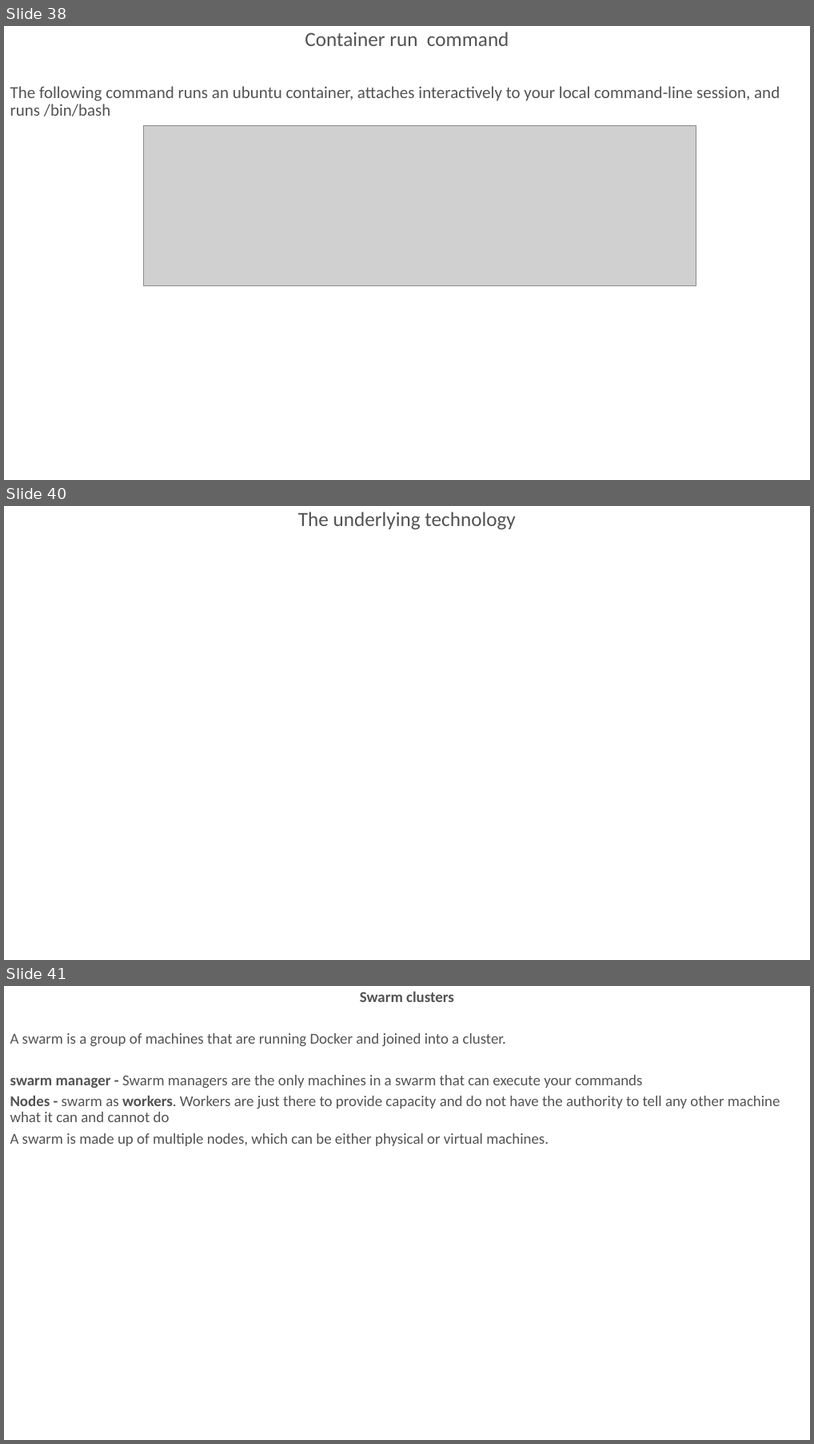
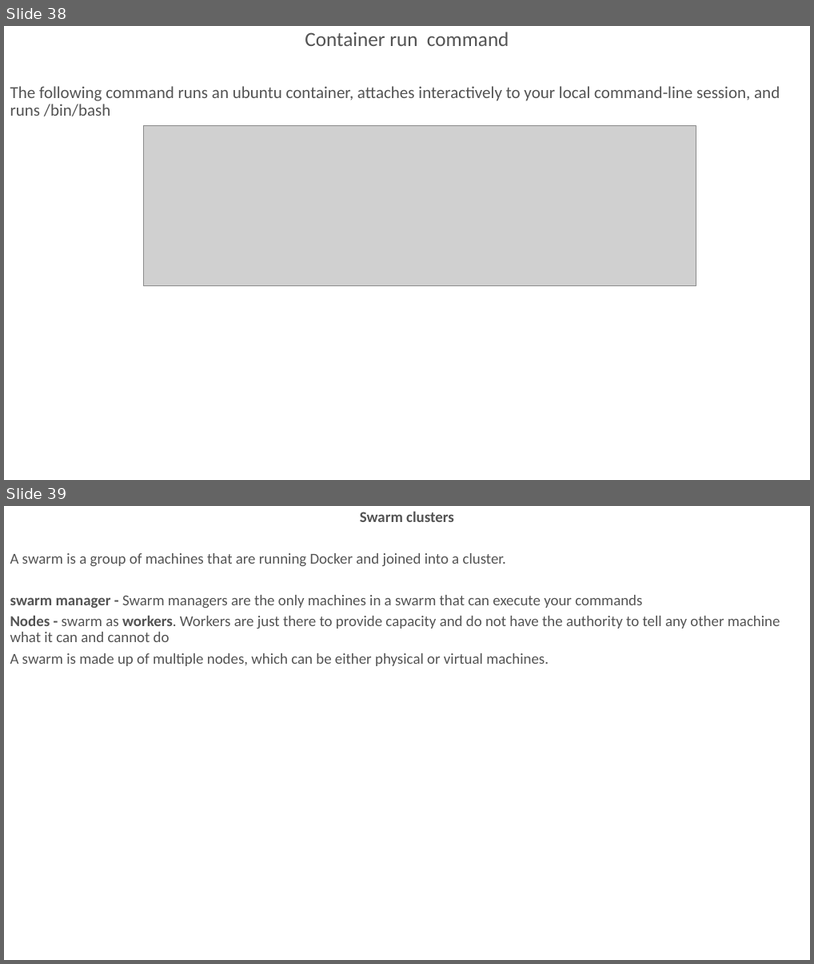
Before and after one commit to devops-cs/code, a slide deck: Jenkins.pptx. Shown one above the other, each under a label of ours: slides 38, 40 and 41 before the commit, slides 38 and 39 after it; the slides between them are not shown. The pictures are 814x1444 and 814x964 pixels, drawn with LibreOffice and Linux fonts; fonts in the diff are those of the drawing; grey boxes stand for pictures; background and template pictures are left out. Boxes give left, top, right and bottom in pixels: in the first picture for what was removed or moved away, otherwise in the second. Text is boxed around its words. In the diff, an @@ line names an element or a change of style, - is before the commit and + after.

```diff
--- a/Jenkins.pptx
+++ b/Jenkins.pptx
@@ slide 40 removed at (x1=4, y1=506, x2=810, y2=960), background picture (left out) @@
@@ subtitle removed at (x1=298, y1=512, x2=515, y2=530) @@
-The underlying technology
@@ what was slide 41 is now slide 39 @@
```
Also in this commit, not shown: 3 other slides removed, 1 other file.
